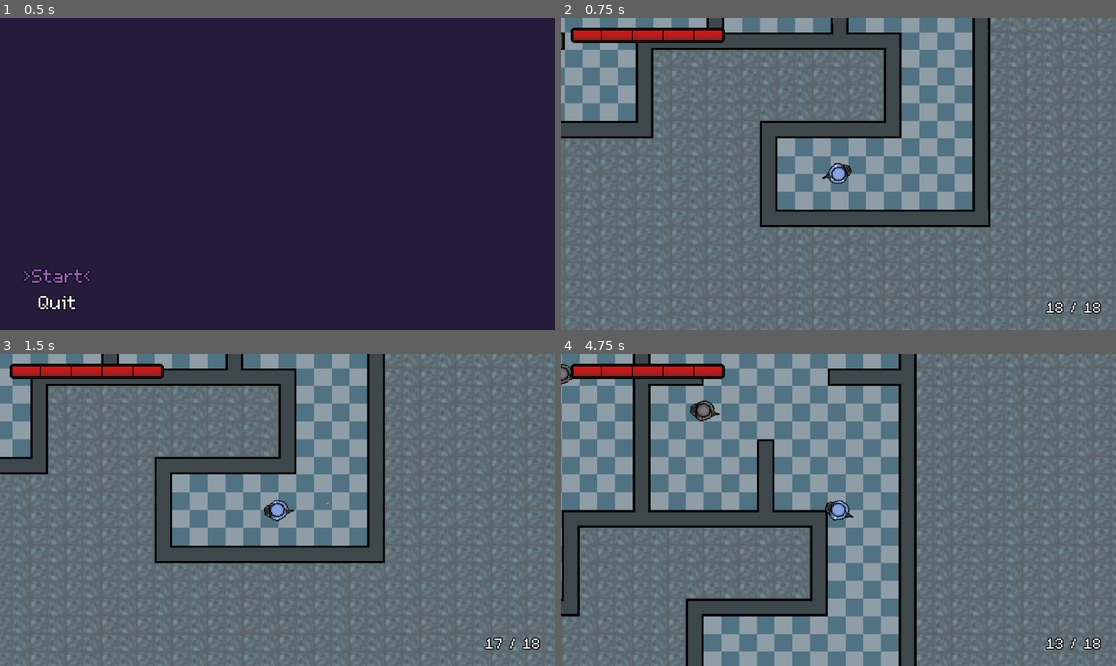
Above: before the commit, frames 1-4 (two rows, left to right).
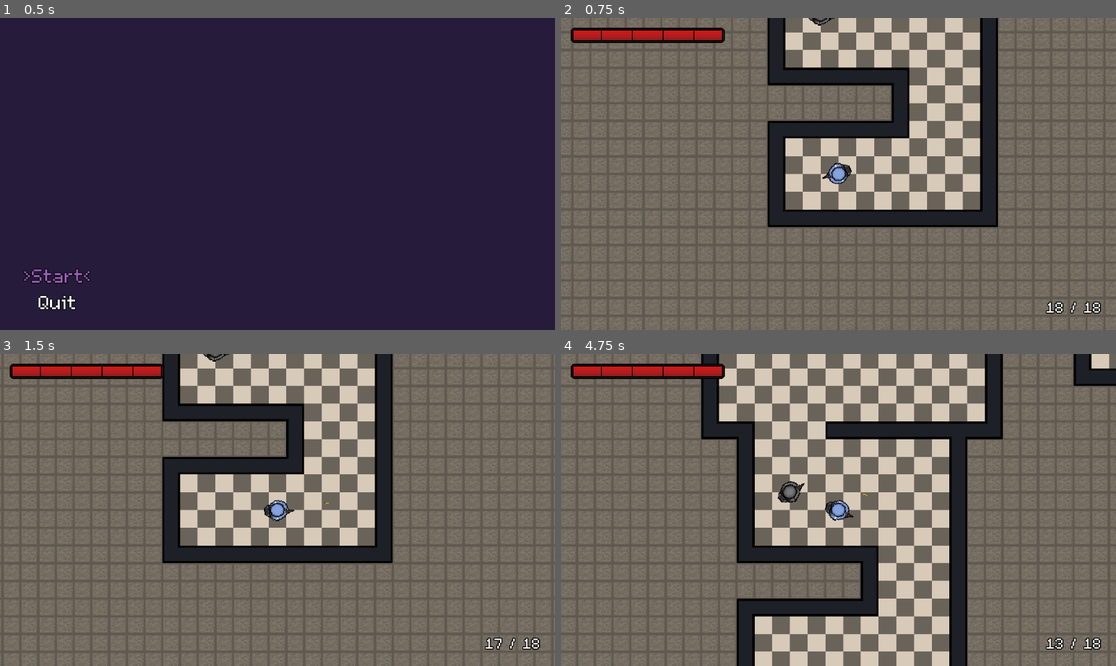
Above: after the commit, the same moments.

Repository: babeszino/Counterfeit
Game: Godot game, scene res://scenes and scripts/main_menu.tscn
The game is run twice, just before and just after one commit, with the same random seed, the same clock (stepped at 60 frames per second) and the same inputs.
Inputs (mouse positions are in pixels of both pictures, inside the frame that each line leads up to):
- Up to frame 1 (0.5 s): no input
- Up to frame 2 (0.75 s): click ">Start<" at 0.5 s
- Up to frame 3 (1.5 s): tap Enter at 1.25 s; move the mouse to (399, 494) at 1.27 s; hold D (right) from 1.28 s (still down); click (399, 494) at 1.35 s
- Up to frame 4 (4.75 s): move the mouse to (727, 525) at 2.02 s; release D (right) at 2.03 s; hold S (down) 2.03-2.78 s; click (727, 525) at 2.1 s; tap Space at 2.75 s; move the mouse to (894, 441) at 2.77 s; hold D (right) 2.78-3.53 s; click (894, 441) at 2.85 s; move the mouse to (810, 572) at 3.52 s; hold W (up) 3.53-4.28 s; click (810, 572) at 3.6 s; move the mouse to (1005, 556) at 4.27 s; hold A (left) from 4.28 s (still down); click (1005, 556) at 4.35 s

Frame 1 is identical in both runs. In frame 2, 79% of the frame differs, in the area x 0-100%, y 0-100%; in frame 3, 78%; in frame 4, 86%.

Commit message:
v2.5.6
-started restructuring the project

Diff:
--- a/project.godot
+++ b/project.godot
@@ -17,7 +17,8 @@
 
 [autoload]
 
-MapManager="*res://scenes and scripts/maps/map_manager.gd"
+GameManager="*res://scenes and scripts/game_manager.gd"
+LevelManager="*res://scenes and scripts/level_manager.gd"
 
 [gui]
 
--- a/scenes and scripts/death_screen.gd
+++ b/scenes and scripts/death_screen.gd
@@ -9,16 +9,16 @@
 
 
 func _on_new_game_button_pressed() -> void:
-	var map_manager = get_node("/root/MapManager")
-	if map_manager:
-		map_manager.restart_game()
+	var game_manager = get_node("/root/GameManager")
+	if game_manager:
+		game_manager.restart_game()
 	queue_free()
 
 
 func _on_main_menu_button_pressed() -> void:
-	var map_manager = get_node("/root/MapManager")
-	if map_manager:
-		map_manager.return_to_main_menu()
+	var game_manager = get_node("/root/GameManager")
+	if game_manager:
+		game_manager.return_to_main_menu()
 	queue_free()
 
 
--- a/scenes and scripts/enemy.gd
+++ b/scenes and scripts/enemy.gd
@@ -6,13 +6,19 @@
 
 @onready var gun = $Gun
 @onready var health_point = $HP
-@onready var functionality = $Functionality
 @onready var nav_agent = $NavigationAgent2D
+@onready var enemy_ai = $EnemyAI
+@onready var enemy_movement = $EnemyMovement
 
 
 func _ready() -> void:
 	gun.firing_effect.hide()
-	functionality.initialize(self, gun)
+
+	if enemy_ai:
+		enemy_ai.initialize(self, gun)
+
+	if enemy_movement:
+		enemy_movement.initialize(self)
 
 	# ezek valoszinu az inspector tab-on is editelhetok es onnan is mukodnek, majd tesztelni
 	nav_agent.path_desired_distance = 4.0
@@ -22,7 +28,7 @@
 
 
 func _physics_process(delta: float) -> void:
-	if functionality.current_state == functionality.State.ATTACK and is_instance_valid(functionality.player):
+	if enemy_ai and enemy_ai.current_state == enemy_ai.State.ATTACK and enemy_ai.player:
 		navigate_to_player(delta)
 		move_and_slide()
 
@@ -31,9 +37,9 @@
 	health_point.hp -= 50
 
 	var player_nodes = get_tree().get_nodes_in_group("player")
-	if player_nodes.size() > 0:
-		functionality.player = player_nodes[0]
-		functionality.set_state(functionality.State.ATTACK)
+	if player_nodes.size() > 0 and enemy_ai:
+		enemy_ai.player = player_nodes[0]
+		enemy_ai.set_state(enemy_ai.State.ATTACK)
 		update_path()
 
 	if health_point.hp <= 0:
@@ -41,6 +47,7 @@
 
 
 func die() -> void:
+	remove_from_group("enemy")
 	emit_signal("enemy_died")
 	queue_free()
 
@@ -51,7 +58,7 @@
 
 
 func navigate_to_player(delta: float) -> void:
-	if not is_instance_valid(functionality.player):
+	if enemy_ai == null or enemy_ai.player == null:
 		return
 
 	if nav_agent.is_navigation_finished():
@@ -60,16 +67,15 @@
 	update_path()
 
 	var next_position = nav_agent.get_next_path_position()
-
 	var direction = global_position.direction_to(next_position)
 
-	var distance_to_player = global_position.distance_to(functionality.player.global_position)
+	var distance_to_player = global_position.distance_to(enemy_ai.player.global_position)
 	if distance_to_player > 75.0:
-		functionality.enemy.velocity = direction * movement_speed
+		velocity = direction * movement_speed
 	else:
-		functionality.enemy.velocity = Vector2.ZERO
+		velocity = Vector2.ZERO
 
 
 func update_path() -> void:
-	if is_instance_valid(functionality.player):
-		nav_agent.target_position = functionality.player.global_position
+	if enemy_ai and enemy_ai.player:
+		nav_agent.target_position = enemy_ai.player.global_position
--- a/scenes and scripts/enemy.tscn
+++ b/scenes and scripts/enemy.tscn
@@ -1,10 +1,11 @@
-[gd_scene load_steps=9 format=3 uid="uid://bmmoqbd78j0j5"]
+[gd_scene load_steps=10 format=3 uid="uid://bmmoqbd78j0j5"]
 
 [ext_resource type="Script" path="res://scenes and scripts/enemy.gd" id="1_327h3"]
 [ext_resource type="Texture2D" uid="uid://8lsji0ll5a71" path="res://assets/enemy_character.png" id="3_ev8f7"]
 [ext_resource type="PackedScene" uid="uid://dxywyh2v0bi41" path="res://scenes and scripts/gun.tscn" id="4_bj666"]
 [ext_resource type="PackedScene" uid="uid://8qpliy80okbk" path="res://scenes and scripts/hp.tscn" id="4_pjocm"]
-[ext_resource type="Script" path="res://scenes and scripts/functionality.gd" id="5_005k8"]
+[ext_resource type="Script" path="res://scenes and scripts/enemy_ai.gd" id="5_nmkbx"]
+[ext_resource type="Script" path="res://scenes and scripts/enemy_movement.gd" id="6_7ub4r"]
 
 [sub_resource type="CapsuleShape2D" id="CapsuleShape2D_ku7tn"]
 radius = 47.0
@@ -35,38 +36,41 @@
 
 [node name="HP" parent="." instance=ExtResource("4_pjocm")]
 
-[node name="Functionality" type="Node2D" parent="."]
-script = ExtResource("5_005k8")
-
-[node name="PlayerDetectionZone" type="Area2D" parent="Functionality"]
-collision_layer = 0
-collision_mask = 2
-
-[node name="CollisionPolygon2D" type="CollisionPolygon2D" parent="Functionality/PlayerDetectionZone"]
-scale = Vector2(1.68645, 0.6525)
-polygon = PackedVector2Array(0, 0, 500, -500, 500, 500)
-
-[node name="CollisionShape2D" type="CollisionShape2D" parent="Functionality/PlayerDetectionZone"]
-scale = Vector2(30, 30)
-shape = SubResource("CircleShape2D_ujeph")
-
-[node name="BulletDetectionZone" type="Area2D" parent="Functionality"]
-collision_layer = 0
-collision_mask = 8
-
-[node name="CollisionShape2D" type="CollisionShape2D" parent="Functionality/BulletDetectionZone"]
-scale = Vector2(35, 35)
-shape = SubResource("CircleShape2D_civcf")
-
-[node name="LineOfSightRay" type="RayCast2D" parent="Functionality"]
-collision_mask = 3
-hit_from_inside = true
-
 [node name="NavigationAgent2D" type="NavigationAgent2D" parent="."]
 path_desired_distance = 4.0
 target_desired_distance = 4.0
 path_max_distance = 500.0
 avoidance_enabled = true
 
-[connection signal="body_entered" from="Functionality/PlayerDetectionZone" to="Functionality" method="_on_player_detection_zone_body_entered"]
-[connection signal="area_entered" from="Functionality/BulletDetectionZone" to="Functionality" method="_on_bullet_detection_zone_area_entered"]
+[node name="EnemyAI" type="Node2D" parent="."]
+script = ExtResource("5_nmkbx")
+
+[node name="PlayerDetectionZone" type="Area2D" parent="EnemyAI"]
+collision_layer = 0
+collision_mask = 2
+
+[node name="CollisionPolygon2D" type="CollisionPolygon2D" parent="EnemyAI/PlayerDetectionZone"]
+scale = Vector2(1.68645, 0.6525)
+polygon = PackedVector2Array(0, 0, 500, -500, 500, 500)
+
+[node name="CollisionShape2D" type="CollisionShape2D" parent="EnemyAI/PlayerDetectionZone"]
+scale = Vector2(30, 30)
+shape = SubResource("CircleShape2D_ujeph")
+
+[node name="BulletDetectionZone" type="Area2D" parent="EnemyAI"]
+collision_layer = 0
+collision_mask = 8
+
+[node name="CollisionShape2D" type="CollisionShape2D" parent="EnemyAI/BulletDetectionZone"]
+scale = Vector2(35, 35)
+shape = SubResource("CircleShape2D_civcf")
+
+[node name="LineOfSightRay" type="RayCast2D" parent="EnemyAI"]
+collision_mask = 3
+hit_from_inside = true
+
+[node name="EnemyMovement" type="Node2D" parent="."]
+script = ExtResource("6_7ub4r")
+
+[connection signal="body_entered" from="EnemyAI/PlayerDetectionZone" to="EnemyAI" method="_on_player_detection_zone_body_entered"]
+[connection signal="area_entered" from="EnemyAI/BulletDetectionZone" to="EnemyAI" method="_on_bullet_detection_zone_area_entered"]
--- /dev/null
+++ b/scenes and scripts/enemy_ai.gd
@@ -0,0 +1,138 @@
+extends Node2D
+
+enum State { GUARD, ATTACK }
+
+@onready var player_detection_zone = $PlayerDetectionZone
+@onready var bullet_detection_zone = $BulletDetectionZone
+@onready var line_of_sight = $LineOfSightRay
+
+var player : CharacterBody2D = null
+var gun = null
+var enemy : CharacterBody2D = null
+var current_state : int = State.GUARD
+
+
+func _ready() -> void:
+	await get_tree().process_frame # wait for parent to load
+	current_state = State.GUARD
+
+	if line_of_sight:
+		line_of_sight.enabled = true
+
+	var player_nodes = get_tree().get_nodes_in_group("player")
+	if player_nodes.size() > 0:
+		player = player_nodes[0]
+
+
+func _physics_process(delta: float) -> void:
+	update_line_of_sight()
+	process_current_state(delta)
+
+
+func update_line_of_sight() -> void:
+	var player_nodes = get_tree().get_nodes_in_group("player")
+	var tracked_player = null
+
+	if player_nodes.size() > 0:
+		tracked_player = player_nodes[0]
+
+	if tracked_player != null and enemy != null and line_of_sight != null:
+		var global_direction = (tracked_player.global_position - enemy.global_position).normalized()
+		var local_direction = global_direction.rotated(-enemy.rotation)
+
+		line_of_sight.target_position = local_direction * 5000
+		line_of_sight.force_raycast_update()
+
+
+func process_current_state(delta: float) -> void:
+	match current_state:
+		State.GUARD:
+			process_guard_state(delta)
+
+		State.ATTACK:
+			process_attack_state(delta)
+
+		_:
+			printerr("something went very wrong, it should either be GUARD or ATTACK")
+
+
+func process_guard_state(delta: float) -> void:
+	var enemy_movement = enemy.get_node_or_null("EnemyMovement")
+	if enemy_movement:
+		enemy_movement.patrol()
+	else:
+		if enemy:
+			enemy.velocity = Vector2.ZERO
+
+
+func process_attack_state(delta: float) -> void:
+	if player != null and gun != null and enemy != null:
+		var direction = enemy.global_position.direction_to(player.global_position)
+		enemy.rotation = lerp_angle(enemy.rotation, direction.angle(), 0.1)
+
+		if has_line_of_sight_to_player():
+			gun.shoot(direction)
+
+
+func initialize(enemy_node, gun_node):
+	self.enemy = enemy_node
+	self.gun = gun_node
+
+	if line_of_sight:
+		line_of_sight.enabled = true
+
+
+func set_state(new_state: int):
+	if new_state == current_state:
+		return
+
+	current_state = new_state
+
+	if new_state == State.ATTACK and enemy != null and enemy.has_method("update_path"):
+		enemy.update_path()
+
+
+func has_line_of_sight_to_player() -> bool:
+	if player == null or enemy == null or line_of_sight == null:
+		return false
+
+	var global_direction = (player.global_position - enemy.global_position).normalized()
+	var distance = enemy.global_position.distance_to(player.global_position)
+
+	var local_direction = global_direction.rotated(-enemy.rotation)
+
+	line_of_sight.target_position = local_direction * distance
+	line_of_sight.force_raycast_update()
+
+	if line_of_sight.is_colliding():
+		var collider = line_of_sight.get_collider()
+
+		if collider == player or collider.is_in_group("player"):
+			return true
+
+	return true
+
+
+func _on_player_detection_zone_body_entered(body: Node2D) -> void:
+	if body.is_in_group("player") and enemy != null:
+		var potential_player = body
+
+		var global_direction = (potential_player.global_position - enemy.global_position).normalized()
+		var local_direction = global_direction.rotated(-enemy.rotation)
+
+		line_of_sight.target_position = local_direction * 5000
+		line_of_sight.force_raycast_update()
+
+		if line_of_sight.is_colliding():
+			var collider = line_of_sight.get_collider()
+			if collider == potential_player or collider.is_in_group("player"):
+				player = potential_player
+				set_state(State.ATTACK)
+
+
+func _on_bullet_detection_zone_area_entered(area: Area2D) -> void:
+	if area.is_in_group("bullet") and area.shooter_group == "player":
+		var player_nodes = get_tree().get_nodes_in_group("player")
+		if player_nodes.size() > 0:
+			player = player_nodes[0]
+			set_state(State.ATTACK)
--- /dev/null
+++ b/scenes and scripts/enemy_movement.gd
@@ -0,0 +1,75 @@
+extends Node2D
+
+var enemy : CharacterBody2D = null
+var default_position : Vector2 = Vector2.ZERO
+var patrol_distance : float = 100.0
+var patrol_speed : float = 30.0
+var patrol_top_point : Vector2 = Vector2.ZERO
+var patrol_bottom_point : Vector2 = Vector2.ZERO
+var moving_to_bottom : bool = true
+var should_patrol : bool = false
+var patrol_timer : float = 0.0
+
+
+func _ready() -> void:
+	patrol_timer = 1.0
+	should_patrol = false
+
+
+func _physics_process(delta: float) -> void:
+	if patrol_timer > 0:
+		patrol_timer -= delta
+
+		if enemy != null and !should_patrol:
+			default_position = enemy.global_position
+			patrol_top_point = default_position - Vector2(0, patrol_distance/2)
+			patrol_bottom_point = default_position + Vector2(0, patrol_distance/2)
+
+		if patrol_timer <= 0:
+			should_patrol = true
+
+			if enemy != null:
+				default_position = enemy.global_position
+				patrol_top_point = default_position - Vector2(0, patrol_distance/2)
+				patrol_bottom_point = default_position + Vector2(0, patrol_distance/2)
+
+
+func initialize(enemy_node) -> void:
+	self.enemy = enemy_node
+	should_patrol = false
+	patrol_timer = 2.0
+
+	if enemy != null:
+		default_position = enemy.global_position
+		patrol_top_point = default_position - Vector2(0, patrol_distance/2)
+		patrol_bottom_point = default_position + Vector2(0, patrol_distance/2)
+		enemy.velocity = Vector2.ZERO
+
+
+func patrol() -> void:
+	if enemy == null or !should_patrol:
+		return
+
+	var target : Vector2 = Vector2.ZERO
+	if moving_to_bottom:
+		target = patrol_bottom_point
+	else:
+		target = patrol_top_point
+
+	var distance_to_target = enemy.global_position.distance_to(target)
+
+	if distance_to_target < 20.0:
+		moving_to_bottom = !moving_to_bottom
+
+	var direction = Vector2.ZERO
+	if moving_to_bottom:
+		direction = Vector2(0, 1)
+	else:
+		direction = Vector2(0, -1)
+
+	if direction != Vector2.ZERO:
+		var target_angle = direction.angle() + PI*2
+		enemy.rotation = lerp_angle(enemy.rotation, target_angle, 0.1)
+
+	enemy.velocity = direction * patrol_speed
+	enemy.move_and_slide()
--- a/scenes and scripts/game_completed_screen.gd
+++ b/scenes and scripts/game_completed_screen.gd
@@ -22,9 +22,9 @@
 
 
 func _on_main_menu_button_pressed() -> void:
-	var main_scene = get_tree().root.get_node_or_null("Main")
-	if main_scene and main_scene.has_method("show_main_menu"):
-		main_scene.show_main_menu()
+	var game_manager = get_node("/root/GameManager")
+	if game_manager:
+		game_manager.show_main_menu()
 
 	else:
 		get_tree().change_scene_to_file(main_menu)
--- /dev/null
+++ b/scenes and scripts/game_manager.gd
@@ -0,0 +1,123 @@
+extends Node
+
+signal game_started
+signal game_paused
+signal game_resumed
+signal game_over
+signal enemy_killed
+
+var player = null
+var ui = null
+var pause_menu = null
+var enemy_count = 0
+var game_active = false
+var level_manager = null
+
+
+func _ready() -> void:
+	enemy_count = 0
+	level_manager = get_node_or_null("/root/LevelManager")
+
+
+func _input(event: InputEvent) -> void:
+	if game_active and event.is_action_pressed("ui_cancel"):
+		if get_tree().paused:
+			resume_game()
+		else:
+			pause_game()
+
+
+func start_game() -> void:
+	enemy_count = 0
+
+	emit_signal("game_started")
+
+	player = preload("res://scenes and scripts/player.tscn").instantiate()
+	get_tree().root.add_child(player)
+
+	ui = preload("res://scenes and scripts/ui.tscn").instantiate()
+	get_tree().root.add_child(ui)
+	ui.set_player(player)
+	pause_menu = ui.get_node("PauseMenu")
+
+	if level_manager:
+		level_manager.start_sequence()
+
+	game_active = true
+
+
+func restart_game() -> void:
+	get_tree().paused = false
+
+	enemy_count = 0
+
+	cleanup_entities()
+
+	start_game()
+
+
+func pause_game() -> void:
+	get_tree().paused = true
+
+	if pause_menu:
+		pause_menu.show()
+
+
+func resume_game() -> void:
+	get_tree().paused = false
+
+	if pause_menu:
+		pause_menu.hide()
+
+	emit_signal("game_resumed")
+
+
+func return_to_main_menu() -> void:
+	get_tree().paused = false
+
+	enemy_count = 0
+
+	cleanup_entities()
+
+	game_active = false
+
+	var main_menu = load("res://scenes and scripts/main_menu.tscn").instantiate()
+	get_tree().root.add_child(main_menu)
+
+
+func quit_game() -> void:
+	get_tree().quit()
+
+
+func register_enemy() -> void:
+	enemy_count += 1
+
+
+func on_enemy_died() -> void:
+	enemy_count -= 1
+	emit_signal("enemy_killed")
+
+	if enemy_count <= 0:
+		if level_manager and level_manager.finish_door_container:
+			level_manager.finish_door_container.open()
+
+
+func cleanup_entities() -> void:
+	if player:
+		player.queue_free()
+		player = null
+
+	if ui:
+		ui.queue_free()
+		ui = null
+
+	var enemies = get_tree().get_nodes_in_group("enemy")
+	for enemy in enemies:
+		enemy.queue_free()
+
+	var bullets = get_tree().get_nodes_in_group("bullet")
+	for bullet in bullets:
+		bullet.queue_free()
+
+	if level_manager:
+		level_manager.cleanup_current_map()
--- /dev/null
+++ b/scenes and scripts/health_component.gd
@@ -0,0 +1,27 @@
+extends Node2D
+
+signal health_changed(new_health)
+signal health_zero
+
+@export var max_health: int = 100
+var current_health: int = max_health
+
+func _ready() -> void:
+	current_health = max_health
+
+func take_damage(amount: int) -> void:
+	current_health = max(0, current_health - amount)
+	emit_signal("health_changed", current_health)
+
+	if current_health <= 0:
+		emit_signal("health_zero")
+
+func heal(amount: int) -> void:
+	current_health = min(max_health, current_health + amount)
+	emit_signal("health_changed", current_health)
+
+func get_health() -> int:
+	return current_health
+
+func get_health_percent() -> float:
+	return float(current_health) / float(max_health)
--- /dev/null
+++ b/scenes and scripts/level_manager.gd
@@ -0,0 +1,144 @@
+extends Node
+
+# Map data
+var current_map_index : int = 0
+var current_map_sequence_position : int = 0
+var maps : Array = []
+var maps_path : String = "res://scenes and scripts/maps/"
+var randomized_map_indexes : Array = []
+
+var completion_scene = preload("res://scenes and scripts/game_completed_screen.tscn")
+var current_map_instance = null
+var finish_door_container = null
+var game_manager = null
+
+
+func _ready() -> void:
+	load_maps()
+	game_manager = get_node_or_null("/root/GameManager")
+
+
+func load_maps() -> void:
+	var dir = DirAccess.open(maps_path)
+	dir.list_dir_begin()
+
+	var file_name = dir.get_next()
+	while file_name != "":
+		if file_name.begins_with("map_layout") and file_name.ends_with(".tscn"):
+			maps.append(maps_path + file_name)
+		file_name = dir.get_next()
+
+	maps.sort()
+
+
+func randomize_map_order() -> void:
+	randomized_map_indexes = []
+	for i in range(maps.size()):
+		randomized_map_indexes.append(i)
+
+	randomized_map_indexes.shuffle()
+
+
+func start_sequence() -> void:
+	randomize_map_order()
+	current_map_sequence_position = 0
+	load_map(randomized_map_indexes[current_map_sequence_position])
+
+
+func load_map(map_index) -> void:
+	if map_index < 0 or map_index >= maps.size():
+		return
+
+	current_map_index = map_index
+
+	# remove old map (if exists)
+	cleanup_current_map()
+
+	var map_scene = load(maps[map_index])
+	if map_scene:
+		current_map_instance = map_scene.instantiate()
+		current_map_instance.name = "current_map"
+		add_child(current_map_instance)
+
+		await get_tree().process_frame
+
+		position_player_on_map()
+		reset_player_stats()
+		spawn_enemies()
+
+		await get_tree().process_frame
+
+		find_door()
+
+
+func load_next_map() -> void:
+	current_map_sequence_position += 1
+	if current_map_sequence_position >= randomized_map_indexes.size():
+		show_game_completed_screen()
+		return
+
+	var next_map_index = randomized_map_indexes[current_map_sequence_position]
+	load_map(next_map_index)
+
+
+func position_player_on_map() -> void:
+	if !game_manager or !game_manager.player or !current_map_instance:
+		return
+
+	var spawn_point = current_map_instance.get_node_or_null("SpawnPoints/PlayerSpawn")
+	if spawn_point:
+		game_manager.player.global_position = spawn_point.global_position
+
+
+func spawn_enemies() -> void:
+	if !game_manager or !current_map_instance:
+		return
+
+	var spawn_points = current_map_instance.get_node_or_null("SpawnPoints")
+
+	for child in spawn_points.get_children():
+		if "EnemySpawn" in child.name:
+			var enemy = preload("res://scenes and scripts/enemy.tscn").instantiate()
+			get_tree().root.add_child(enemy)
+			enemy.global_position = child.global_position
+			enemy.enemy_died.connect(game_manager.on_enemy_died)
+			game_manager.register_enemy()
+
+
+func find_door() -> void:
+	if !current_map_instance:
+		return
+
+	finish_door_container = current_map_instance.get_node_or_null("FinishDoorContainer")
+
+
+func reset_player_stats() -> void:
+	if !game_manager or !game_manager.player:
+		return
+
+	var player = game_manager.player
+	player.health_point.hp = 100
+
+	var gun = player.get_node("Gun")
+	gun.current_ammo = gun.max_ammo
+	gun.is_reloading = false
+
+
+func cleanup_current_map() -> void:
+	if current_map_instance:
+		current_map_instance.queue_free()
+		current_map_instance = null
+
+
+func show_game_completed_screen() -> void:
+	if game_manager:
+		game_manager.cleanup_entities()
+
+	if current_map_instance:
+		current_map_instance.queue_free()
+		current_map_instance = null
+
+	var game_completed_screen = completion_scene.instantiate()
+	get_tree().root.add_child(game_completed_screen)
+
+	current_map_sequence_position = 0
--- a/scenes and scripts/main_menu.gd
+++ b/scenes and scripts/main_menu.gd
@@ -2,9 +2,7 @@
 
 @onready var start_button = $VBoxContainer/StartButton
 @onready var quit_button = $VBoxContainer/QuitButton
-@onready var map_manager = get_node("/root/MapManager")
-
-var main_scene : String = "res://scenes and scripts/main.tscn"
+@onready var game_manager = get_node("/root/GameManager")
 
 
 func _ready() -> void:
@@ -24,11 +22,8 @@
 
 
 func _on_start_button_pressed() -> void:
-	if map_manager:
-		map_manager.start_game()
-
-	else:
-		print("map_manager var is null")
+	if game_manager:
+		game_manager.start_game()
 
 	# hide main menu
 	visible = false
--- a/scenes and scripts/maps/finish_door.gd
+++ b/scenes and scripts/maps/finish_door.gd
@@ -27,6 +27,6 @@
 
 func _on_body_entered(body):
 	if body.name == "Player" or body.is_in_group("player"):
-		var map_manager = get_tree().root.get_node_or_null("MapManager")
-		if map_manager:
-			map_manager.load_next_map()
+		var level_manager = get_node("/root/LevelManager")
+		if level_manager:
+			level_manager.call_deferred("load_next_map")
--- a/scenes and scripts/maps/map_manager.gd
+++ b/scenes and scripts/maps/map_manager.gd
@@ -57,14 +57,12 @@
 
 
 func resume_game() -> void:
-	print("Resuming game")
 	get_tree().paused = false
 	if pause_menu:
 		pause_menu.hide()
 
 
 func pause_game() -> void:
-	print("Pausing game")
 	if pause_menu:
 		pause_menu.show()
 		var resume_button = pause_menu.get_node("Panel/VBoxContainer/ResumeButton")
--- a/scenes and scripts/ui.gd
+++ b/scenes and scripts/ui.gd
@@ -51,18 +51,18 @@
 
 
 func _on_pause_menu_resume_requested() -> void:
-	var map_manager = get_node("/root/MapManager")
-	if map_manager:
-		map_manager.resume_game()
+	var game_manager = get_node("/root/GameManager")
+	if game_manager:
+		game_manager.resume_game()
 
 
 func _on_pause_menu_main_menu_requested() -> void:
-	var map_manager = get_node("/root/MapManager")
-	if map_manager:
-		map_manager.return_to_main_menu()
+	var game_manager = get_node("/root/GameManager")
+	if game_manager:
+		game_manager.return_to_main_menu()
 
 
 func _on_pause_menu_quit_requested() -> void:
-	var map_manager = get_node("/root/MapManager")
-	if map_manager:
-		map_manager.quit_game()
+	var game_manager = get_node("/root/GameManager")
+	if game_manager:
+		game_manager.quit_game()
